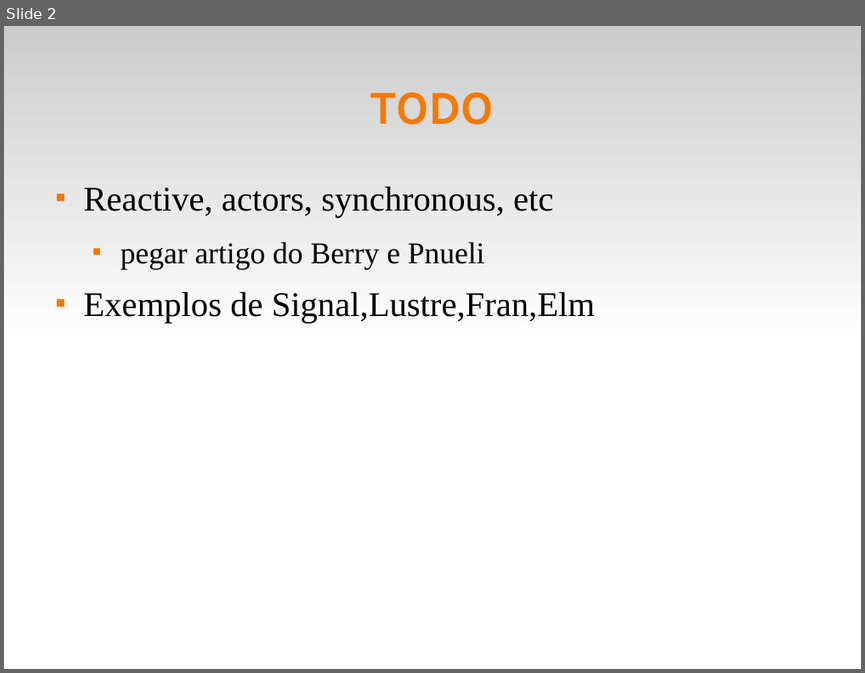
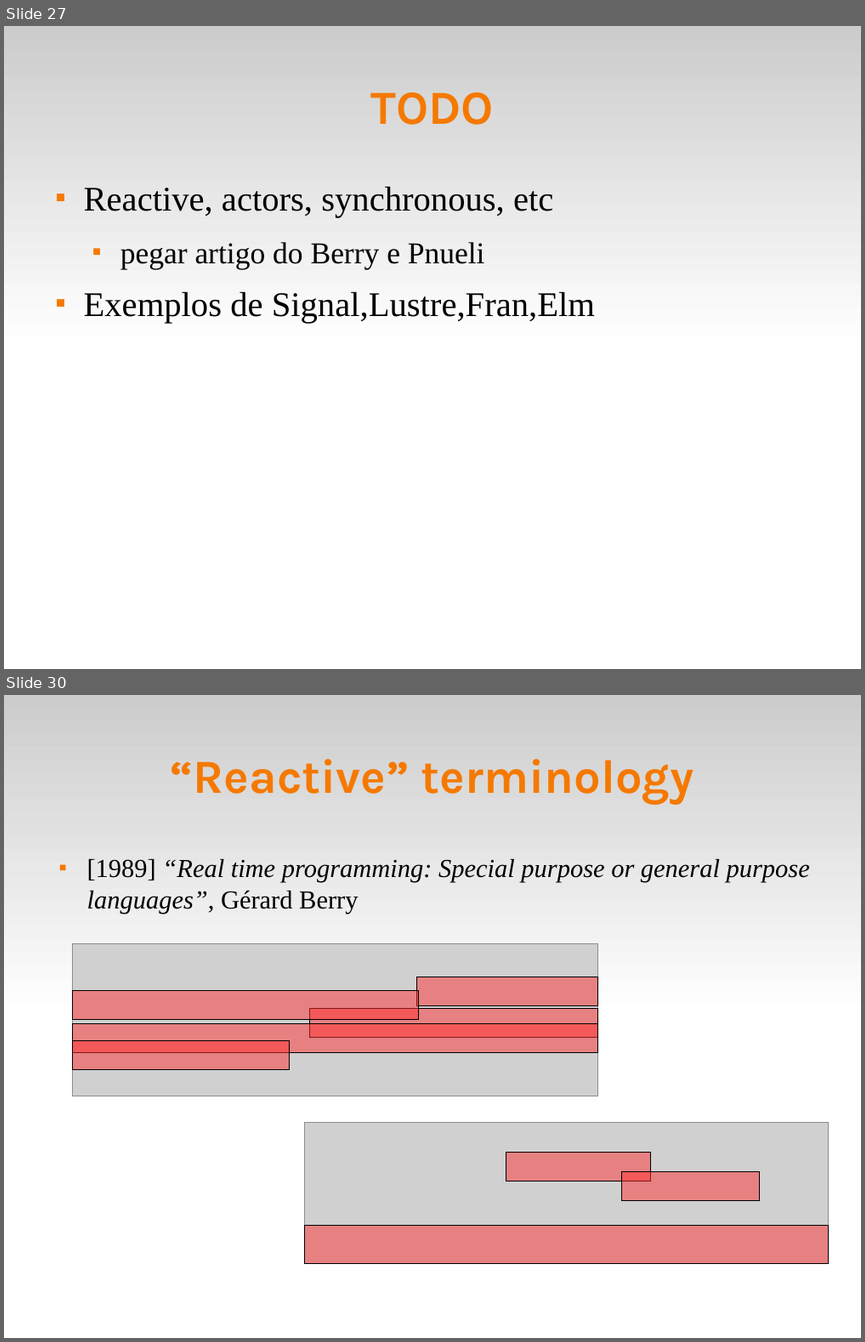
Before and after one commit to fsantanna-no/ceu-docs, a slide deck: ceu_wgld.odp. Shown one above the other, each under a label of ours: slide 2 before the commit, slides 27 and 30 after it; the slides between them are not shown. The pictures are 865x673 and 865x1342 pixels, drawn with LibreOffice and Linux fonts; fonts in the diff are those of the drawing; grey boxes stand for pictures. Boxes give left, top, right and bottom in pixels: in the first picture for what was removed or moved away, otherwise in the second. Text is boxed around its words. In the diff, an @@ line names an element or a change of style, - is before the commit and + after.

```diff
--- a/ceu_wgld.odp
+++ b/ceu_wgld.odp
@@ slide 30 added at bbox=[4, 695, 861, 1338], background #FFFFFF; not listed: 1 template element that a slide beside it also shows @@
@@ title added at bbox=[170, 759, 694, 805], 44 pt, text #F57900, bold @@
+“Reactive” terminology
@@ text added at bbox=[87, 859, 810, 913], 24 pt, text #000000, italic @@
+■ [1989] “Real time programming: Special purpose or general purpose languages”, Gérard Berry
@@ picture added at bbox=[72, 944, 598, 1096] @@
@@ rectangle added at bbox=[72, 992, 419, 1020], fill #FF3333 at 50% opacity, outline #000000 0 pt @@
@@ rectangle added at bbox=[417, 976, 599, 1005], fill #FF3333 at 50% opacity, outline #000000 0 pt @@
@@ rectangle added at bbox=[72, 1023, 598, 1052], fill #FF3333 at 50% opacity, outline #000000 0 pt @@
@@ rectangle added at bbox=[309, 1009, 598, 1037], fill #FF3333 at 50% opacity, outline #000000 0 pt @@
@@ rectangle added at bbox=[72, 1040, 289, 1069], fill #FF3333 at 50% opacity, outline #000000 0 pt @@
@@ picture added at bbox=[304, 1122, 828, 1264] @@
@@ rectangle added at bbox=[506, 1152, 651, 1181], fill #FF3333 at 50% opacity, outline #000000 0 pt @@
@@ rectangle added at bbox=[621, 1172, 759, 1201], fill #FF3333 at 50% opacity, outline #000000 0 pt @@
@@ rectangle added at bbox=[304, 1225, 828, 1264], fill #FF3333 at 50% opacity, outline #000000 0 pt @@
@@ what was slide 2 is now slide 27 @@
```
Also in this commit, not shown: 6 slides changed, 2 other slides added, 1 slide removed.
